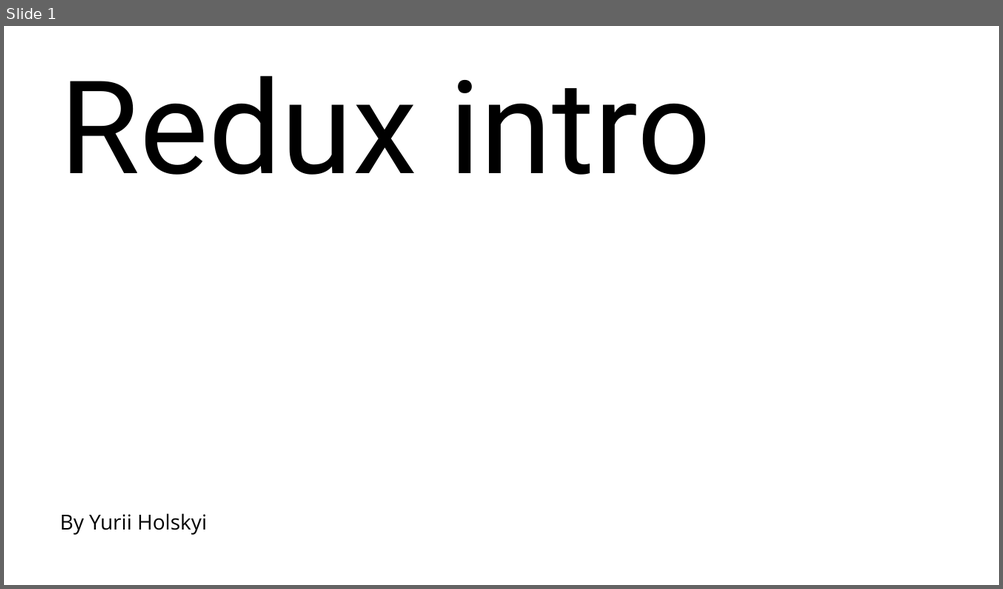
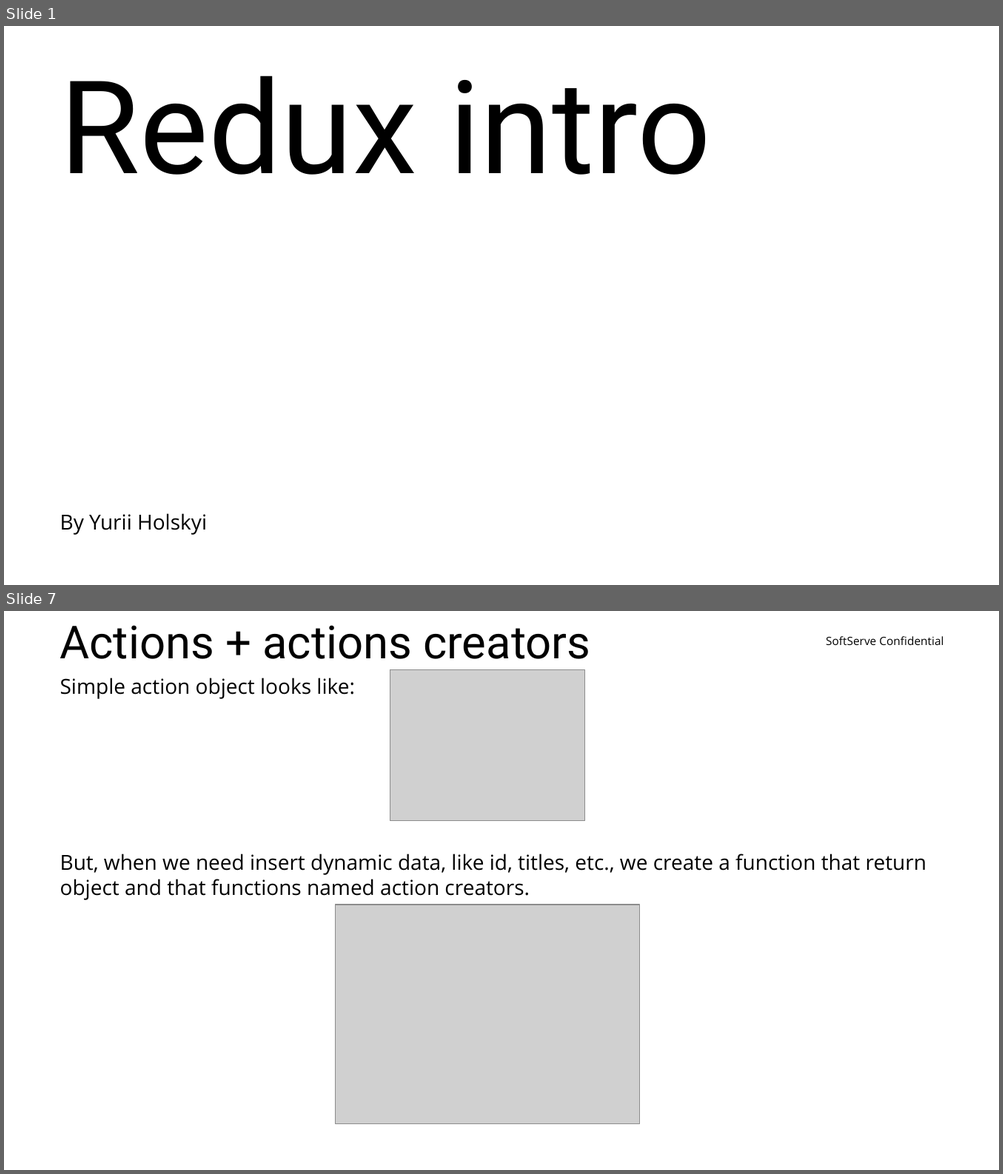
Before and after one commit to yuriiholskiy/Lv-469.node, a slide deck: perfomances/redux-intro(Yurii Holskyi).pptx. Shown one above the other, each under a label of ours: slide 1 before the commit, slides 1 and 7 after it; the slides between them are not shown. The pictures are 1003x589 and 1003x1174 pixels, drawn with LibreOffice and Linux fonts; fonts in the diff are those of the drawing; grey boxes stand for pictures; background and template pictures are left out. Boxes give left, top, right and bottom in pixels: in the first picture for what was removed or moved away, otherwise in the second. Text is boxed around its words. In the diff, an @@ line names an element or a change of style, - is before the commit and + after.

```diff
--- a/perfomances/redux-intro(Yurii Holskyi).pptx
+++ b/perfomances/redux-intro(Yurii Holskyi).pptx
@@ slide 7 added at [4, 611, 999, 1170], background #FFFFFF @@
@@ title added at [60, 625, 590, 659], 44 pt, text #000000 @@
+Actions + actions creators
@@ text added at [825, 636, 943, 645], 11 pt, text #000000 @@
+SoftServe Confidential
@@ picture added at [390, 670, 585, 821] @@
@@ text added at [60, 678, 926, 900], 20 pt, text #000000 @@
+Simple action object looks like:
+But, when we need insert dynamic data, like id, titles, etc., we create a function that return object and that functions named action creators.
@@ picture added at [336, 905, 640, 1125] @@
```
Also in this commit, not shown: 1 slide changed, 14 other slides added, 15 other files.
